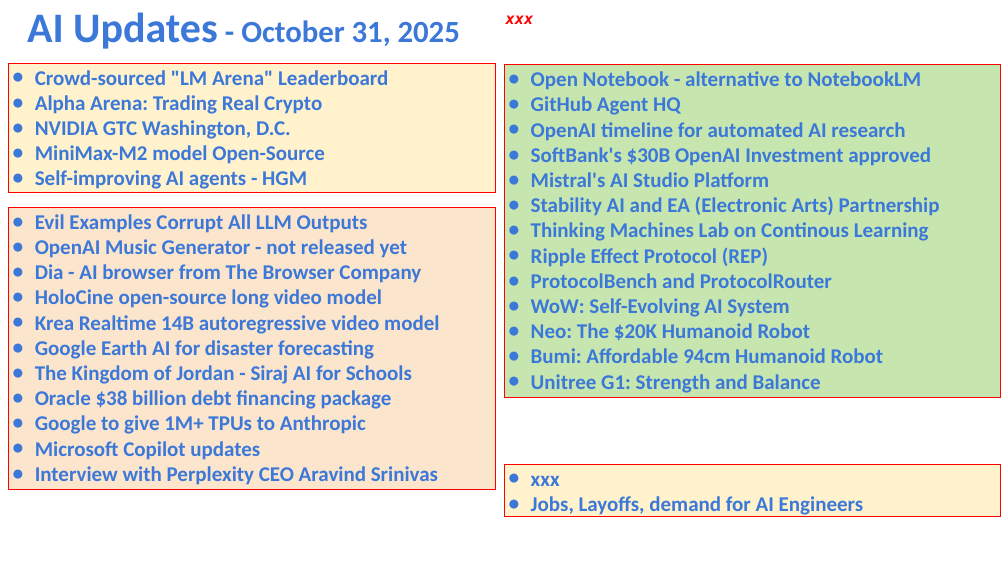
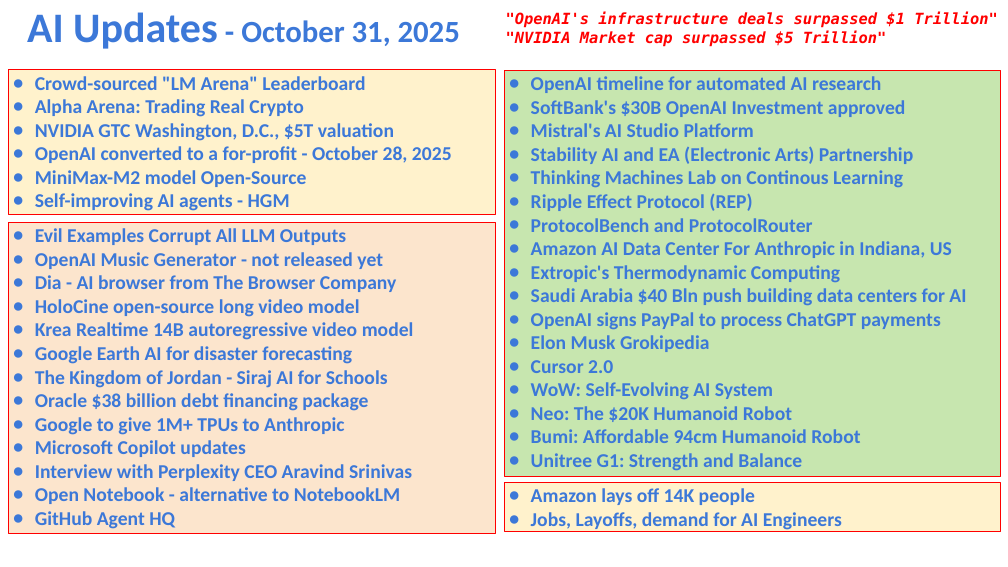
Before and after one commit to lselector/seminar, a slide deck: slide 1 of 2025/2025-10-31-AI-Updates.pptx. Drawn at 1008x567 pixels with LibreOffice and Linux fonts; fonts in the diff are those of the drawing. Boxes give left, top, right and bottom in pixels: in the first picture for what was removed or moved away, otherwise in the second. Text is boxed around its words. In the diff, an @@ line names an element or a change of style, - is before the commit and + after.

```diff
--- a/2025/2025-10-31-AI-Updates.pptx
+++ b/2025/2025-10-31-AI-Updates.pptx
@@ text at (x1=506, y1=11, x2=998, y2=47): text changed @@
-xxx
+"OpenAI's infrastructure deals surpassed $1 Trillion"
+"NVIDIA Market cap surpassed $5 Trillion"
@@ rectangle "Crowd-sourced "LM Arena" Leaderboard" resized from (x1=9, y1=64, x2=496, y2=193) to (x1=9, y1=70, x2=496, y2=214) @@
@@ text in rectangle at (x1=35, y1=76, x2=365, y2=211): size 15 to 14 pt in "Crowd-sourced "LM Arena" Leaderboard", "Alpha Arena: Trading Real Crypto", "MiniMax-M2 model Open-Source", "Self-improving AI agents - HGM"; indent changed @@
@@ rectangle "OpenAI timeline for automated AI ..." resized from (x1=505, y1=65, x2=1001, y2=397) to (x1=505, y1=71, x2=1001, y2=477) @@
@@ text in rectangle at (x1=531, y1=71, x2=922, y2=115): paragraphs removed @@
-● Open Notebook - alternative to NotebookLM
-● GitHub Agent HQ
@@ text in rectangle at (x1=531, y1=76, x2=913, y2=471): size 15 to 14 pt in "OpenAI timeline for automated AI research", "SoftBank's $30B OpenAI Investment approved", "Mistral's AI Studio Platform", "Stability AI and EA (Electronic Arts) Partnership" and 7 more places; indent changed @@
@@ text in rectangle at (x1=35, y1=123, x2=452, y2=163): text changed; size 15 to 14 pt @@
-● NVIDIA GTC Washington, D.C.
+● NVIDIA GTC Washington, D.C., $5T valuation
+● OpenAI converted to a for-profit - October 28, 2025
@@ rectangle "Evil Examples Corrupt All LLM ..." resized from (x1=9, y1=208, x2=496, y2=490) to (x1=9, y1=223, x2=496, y2=533) @@
@@ text in rectangle at (x1=35, y1=228, x2=414, y2=481): size 15 to 14 pt in "Evil Examples Corrupt All LLM Outputs", "OpenAI Music Generator - not released yet", "Dia - AI browser from The Browser ...", "HoloCine open-source long video model" and 7 more places; indent changed @@
@@ text in rectangle at (x1=531, y1=241, x2=966, y2=373): paragraphs added @@
+● Amazon AI Data Center For Anthropic in Indiana, US
+● Extropic's Thermodynamic Computing
+● Saudi Arabia $40 Bln push building data centers for AI
+● OpenAI signs PayPal to process ChatGPT payments
+● Elon Musk Grokipedia
+● Cursor 2.0
@@ text in rectangle at (x1=35, y1=487, x2=400, y2=529): paragraphs added @@
+● Open Notebook - alternative to NotebookLM
+● GitHub Agent HQ
@@ rectangle "Amazon lays off 14K people" resized from (x1=505, y1=464, x2=1001, y2=517) to (x1=505, y1=483, x2=1001, y2=532) @@
@@ text in rectangle at (x1=531, y1=488, x2=755, y2=505): text changed; size 15 to 14 pt @@
-● xxx
+● Amazon lays off 14K people
@@ text in rectangle at (x1=531, y1=512, x2=842, y2=532): size 15 to 14 pt in "Jobs, Layoffs, demand for AI Engineers"; indent changed @@
```
Also in this commit, not shown: 7 other slides changed, 3 slides added, 1 slide removed.
